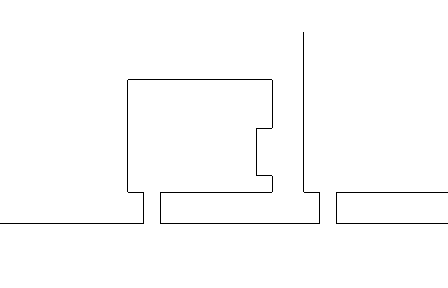
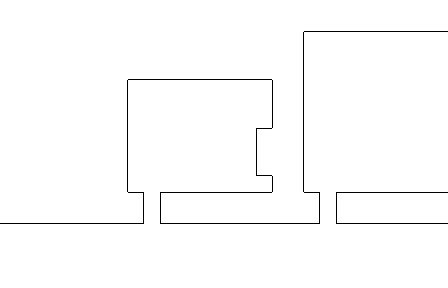
Layer changes from the first 448x288 image to the second:
painted on "Layer 2" over [304, 31, 448, 32]
